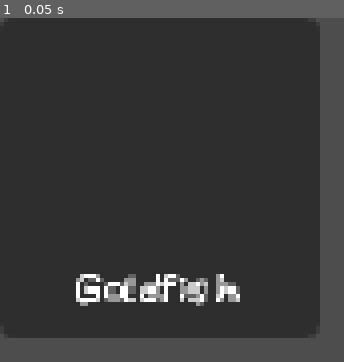
Above: before the commit, frame 1.
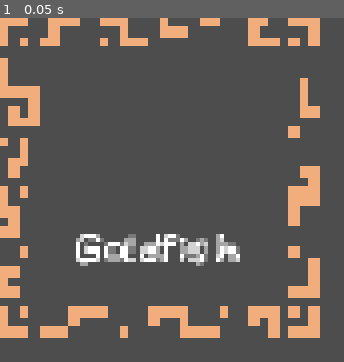
Above: after the commit, the same moment.

Repository: connervolkek/digital-workshop-game-design
Game: Godot game, scene res://Scenes/FishCollectionIcon.tscn
The game is run twice, just before and just after one commit, with the same random seed, the same clock (stepped at 60 frames per second) and the same inputs. This scene is started directly instead of the project's main scene.
Inputs:
- Up to frame 1 (0.05 s): no input

The runs differ from the first frame. In frame 1, 86% of the frame differs, in the area x 0-94%, y 0-94%.

Commit message:
add background for fish collection icon

Diff:
--- a/Scenes/FishCollectionIcon.tscn
+++ b/Scenes/FishCollectionIcon.tscn
@@ -1,9 +1,20 @@
 [gd_scene format=3 uid="uid://dcvugke1d08x5"]
 
+[ext_resource type="Texture2D" uid="uid://cjf64ps0ig6pj" path="res://Art/fishcollectionbg.png" id="1_jy36s"]
 [ext_resource type="Script" uid="uid://daq54e2gmbql8" path="res://Scripts/FishCollectionIcon.gd" id="1_vyv6v"]
+
+[sub_resource type="StyleBoxTexture" id="StyleBoxTexture_hpy13"]
+texture = ExtResource("1_jy36s")
+texture_margin_left = 8.0
+texture_margin_top = 8.0
+texture_margin_right = 8.0
+texture_margin_bottom = 8.0
+axis_stretch_horizontal = 1
+axis_stretch_vertical = 1
 
 [node name="FishCollectionIcon" type="PanelContainer" unique_id=1803964695]
 custom_minimum_size = Vector2(64, 64)
+theme_override_styles/panel = SubResource("StyleBoxTexture_hpy13")
 script = ExtResource("1_vyv6v")
 
 [node name="MarginContainer" type="MarginContainer" parent="." unique_id=2104622573]
Binary file added: Art/fishcollectionbg.png
Not shown, added: Art/fishcollectionbg.png.import
